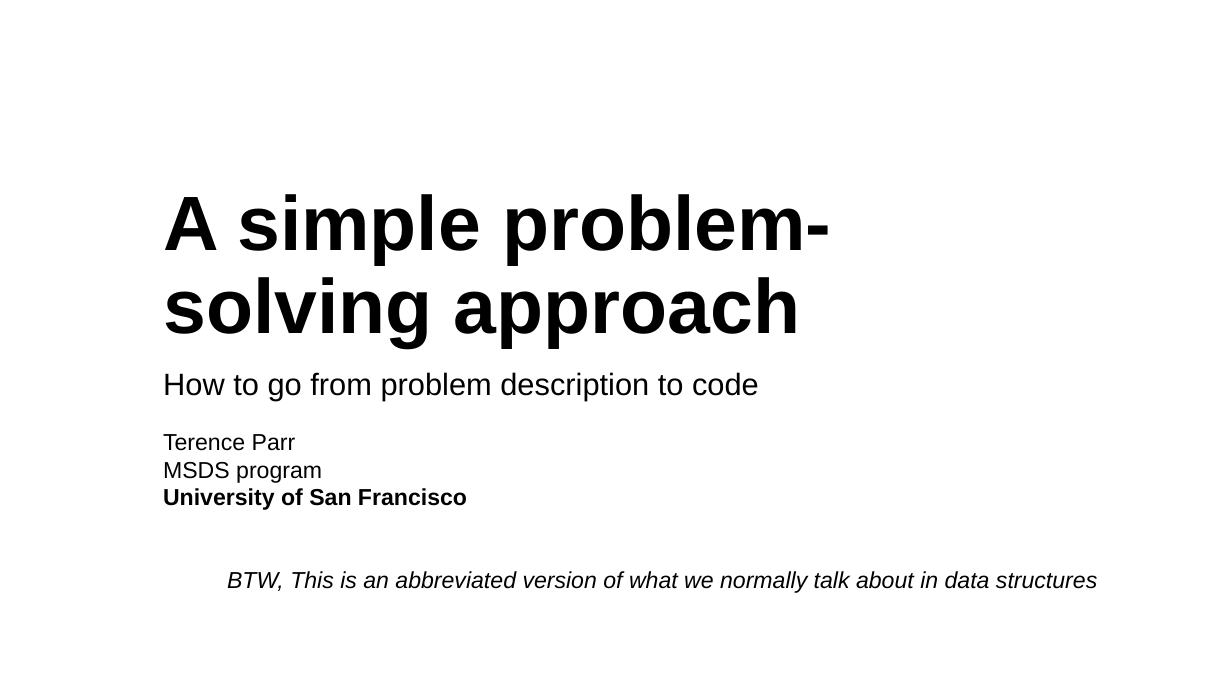
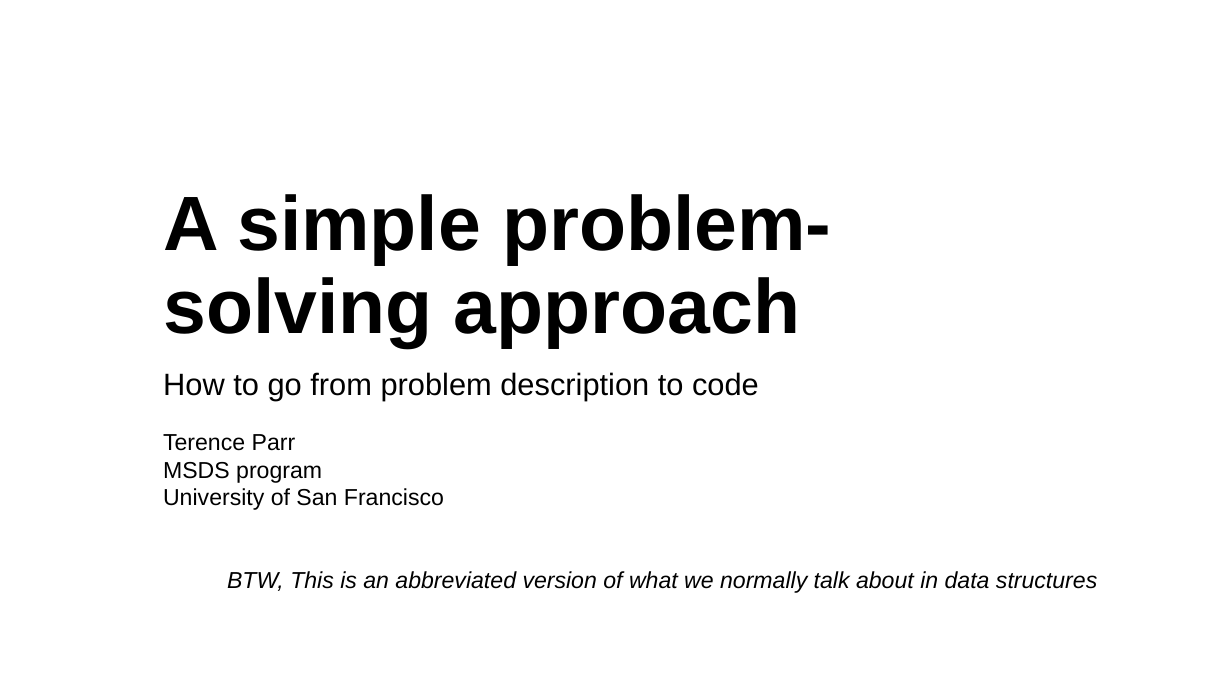
Before and after one commit to parrt/msds501, a slide deck: slide 1 of slides/problem-solving.pptx. Drawn at 1232x693 pixels with LibreOffice and Linux fonts; fonts in the diff are those of the drawing; background and template pictures are left out. Boxes give left, top, right and bottom in pixels: in the first picture for what was removed or moved away, otherwise in the second. Text is boxed around its words. In the diff, an @@ line names an element or a change of style, - is before the commit and + after.

```diff
--- a/slides/problem-solving.pptx
+++ b/slides/problem-solving.pptx
@@ text at [163, 462, 444, 510]: bold off in "University of San Francisco" @@
```
Also in this commit, not shown: 1 other slide changed, 2 other files.
